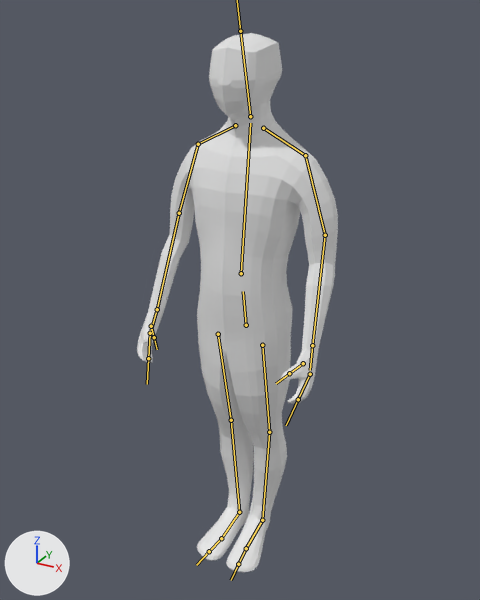
The FBX model Sona/Assets/Models/Characters/new/Character3.fbx as it was, and as the next commit left it.
Camera for both pictures: a 50 mm camera at (0.562, -1.025, 1.109) aimed at (-0.011, 0.018, 0.588). Arrows for +X, +Y and +Z are at lower left; the lights stay in place. The bones that bend it are drawn over the model as lines.
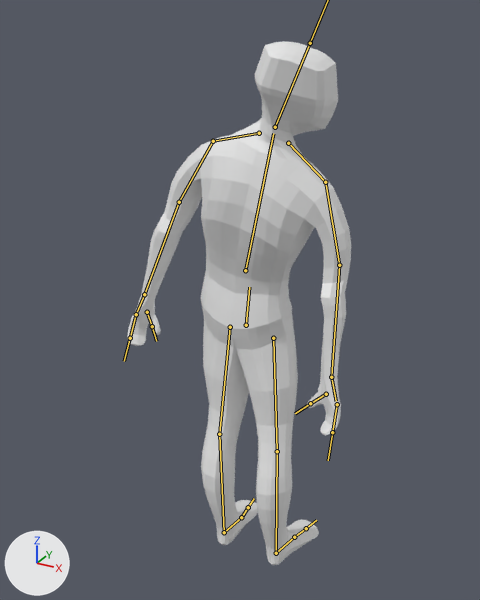
The newer file adds an action. The first version stands in its rest pose; the second is drawn at frame 28 of the action 'lean.right3'.

Boxes (x1, y1, x2, y2) around the edits, measured in the pictures (480 x 600 px):
'Circle', posed (11% wider): before (137, 33, 338, 573); after (128, 41, 351, 565)
bone 'Bone', root to tip: before (246, 325) to (243, 291); after (246, 325) to (249, 287)
bone 'Bone.001', root to tip: before (241, 273) to (250, 123); after (245, 270) to (273, 133)
bone 'Bone.002', root to tip: before (250, 116) to (240, 31); after (275, 127) to (310, 43)
bone 'avambraccio.L', root to tip: before (325, 235) to (312, 345); after (179, 202) to (144, 294)
bone 'mano.L', root to tip: before (312, 345) to (310, 370); after (144, 294) to (137, 312)
bone 'braccio.R', root to tip: before (198, 144) to (179, 213); after (325, 182) to (339, 265)
bone 'avambraccio.R', root to tip: before (179, 213) to (157, 309); after (339, 265) to (331, 377)
bone 'mano.R', root to tip: before (157, 309) to (151, 330); after (331, 377) to (336, 401)
bone 'coscia.R', root to tip: before (218, 334) to (231, 420); after (273, 338) to (277, 451)
bone 'gamba.R', root to tip: before (231, 420) to (239, 512); after (277, 451) to (276, 553)

The edits, one by one:
Bone 'Bone' (bone_bone) turns from (0, 0, 0) to (20, -180, 0) degrees about its own x, y and z.
Bone 'Bone.001' (bone_bone_001) moves from (0.0, 0.0, 0.0) to (0.0, 0.005, -0.038).
Bone 'Bone.001' (bone_bone_001) turns from (0, 0, 0) to (0, 0, 13) degrees about its own x, y and z.
Bone 'Bone.002' (bone_bone_002) turns from (0, 0, 0) to (-49, -65, 57) degrees about its own x, y and z.
Bone 'avambraccio.L' (bone_avambraccio_l) turns from (0, 0, 0) to (-33, 2, -1) degrees about its own x, y and z.
Bone 'mano.L' (bone_mano_l) turns from (0, 0, 0) to (11, 55, 14) degrees about its own x, y and z.
Bone 'braccio.R' (bone_braccio_r) turns from (0, 0, 0) to (0, 2, -8) degrees about its own x, y and z.
Bone 'avambraccio.R' (bone_avambraccio_r) turns from (0, 0, 0) to (-34, 1, -8) degrees about its own x, y and z.
Bone 'mano.R' (bone_mano_r) turns from (0, 0, 0) to (7, -55, -16) degrees about its own x, y and z.
Bone 'coscia.R' (bone_coscia_r) turns from (0, 0, 0) to (-1, 6, -10) degrees about its own x, y and z.
Bone 'gamba.R' (bone_gamba_r) turns from (0, 0, 0) to (0, -1, 5) degrees about its own x, y and z.
